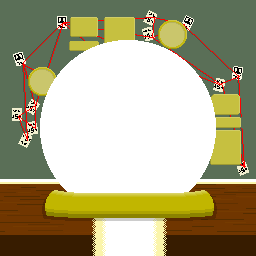
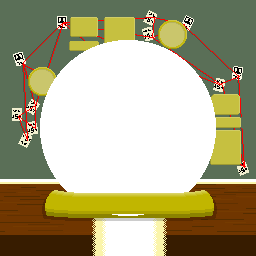
Revision of a layered w=256, h=256 image; what changed, layer by layer:
painted on "Layer 2 copy" over (112, 214, 144, 216)
painted on "Layer 2" over (112, 214, 144, 216)
painted on "Layer 1" over (112, 214, 144, 216)
painted on "Layer 5" over (112, 214, 144, 216)
painted on "Layer 4" over (112, 214, 144, 216)
painted on "Layer 6" over (112, 214, 144, 216)
